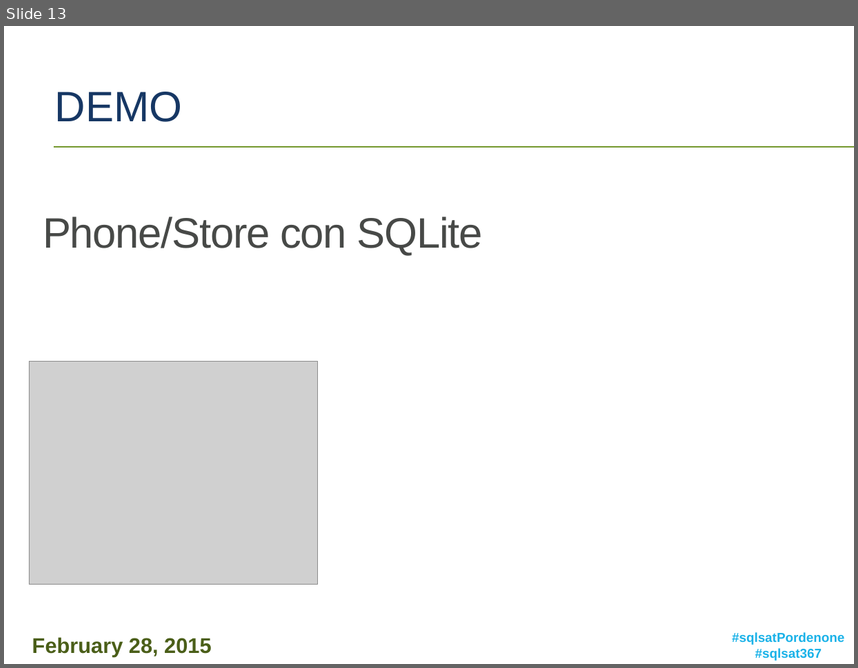
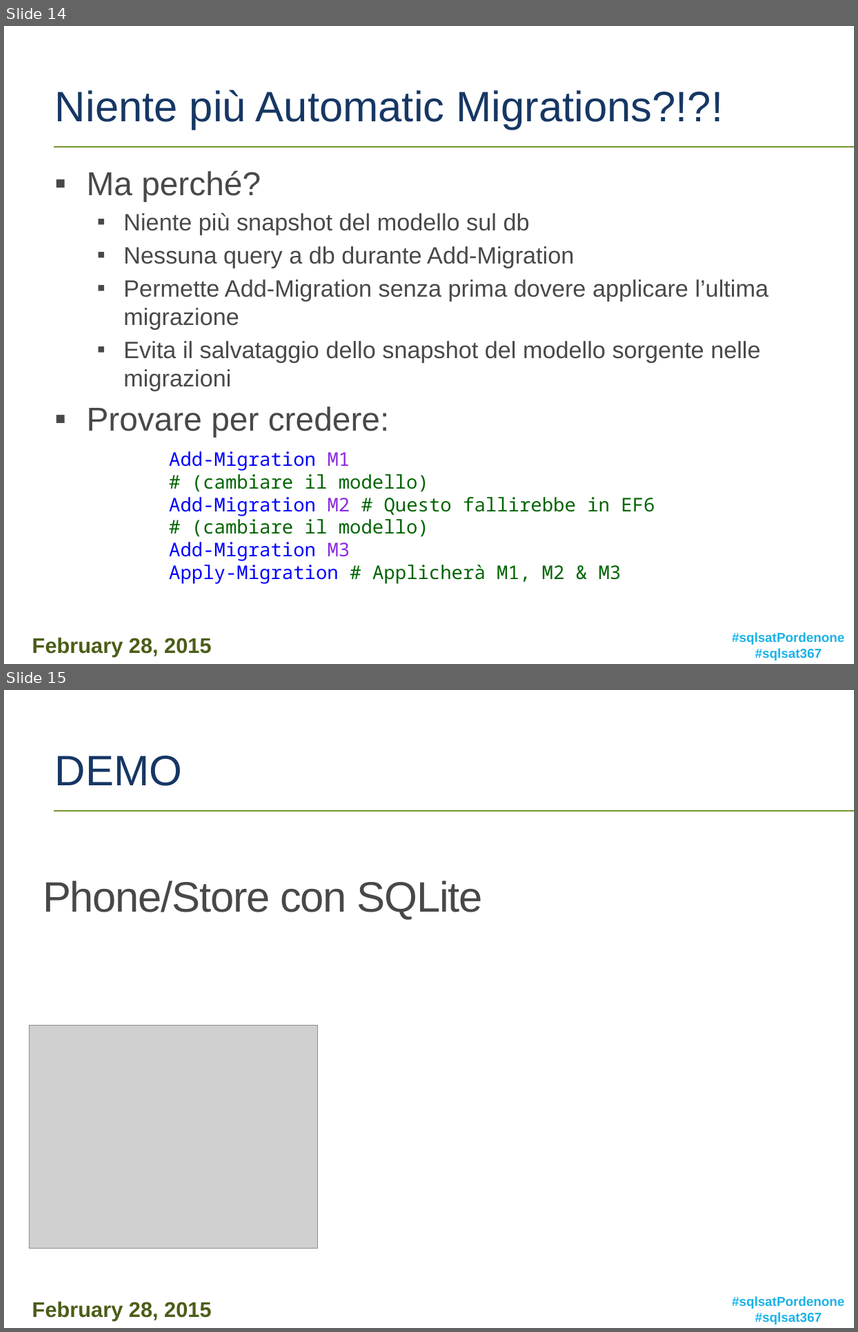
Before and after one commit to micdenny/Demo-EF7, a slide deck: MDEF02 - Entity Framework 7 Back To The Future.pptx. Shown one above the other, each under a label of ours: slide 13 before the commit, slides 14 and 15 after it. The pictures are 858x668 and 858x1332 pixels, drawn with LibreOffice and Linux fonts; fonts in the diff are those of the drawing; grey boxes stand for pictures; background and template pictures are left out. Boxes give left, top, right and bottom in pixels: in the first picture for what was removed or moved away, otherwise in the second. Text is boxed around its words. In the diff, an @@ line names an element or a change of style, - is before the commit and + after.

```diff
--- a/MDEF02 - Entity Framework 7 Back To The Future.pptx
+++ b/MDEF02 - Entity Framework 7 Back To The Future.pptx
@@ slide 14 added at [4,26,854,664], background #FFFFFF; not listed: 3 template elements that a slide beside it also shows @@
@@ title added at [55,89,724,129], 36 pt, text #163764 @@
+Niente più Automatic Migrations?!?!
@@ text added at [87,170,769,437], 20 pt, text #474947 @@
+▪ Ma perché?
+  ▪ Niente più snapshot del modello sul db
+  ▪ Nessuna query a db durante Add-Migration
+  ▪ Permette Add-Migration senza prima dovere applicare l’ultima migrazione
+  ▪ Evita il salvataggio dello snapshot del modello sorgente nelle migrazioni
+▪ Provare per credere:
@@ text added at [169,451,655,584], 16 pt, text #006400 @@
+Add-Migration M1
+# (cambiare il modello)
+Add-Migration M2 # Questo fallirebbe in EF6
+# (cambiare il modello)
+Add-Migration M3
+Apply-Migration # Applicherà M1, M2 & M3
@@ what was slide 13 is now slide 15 @@
```
Also in this commit, not shown: 1 other slide added.
